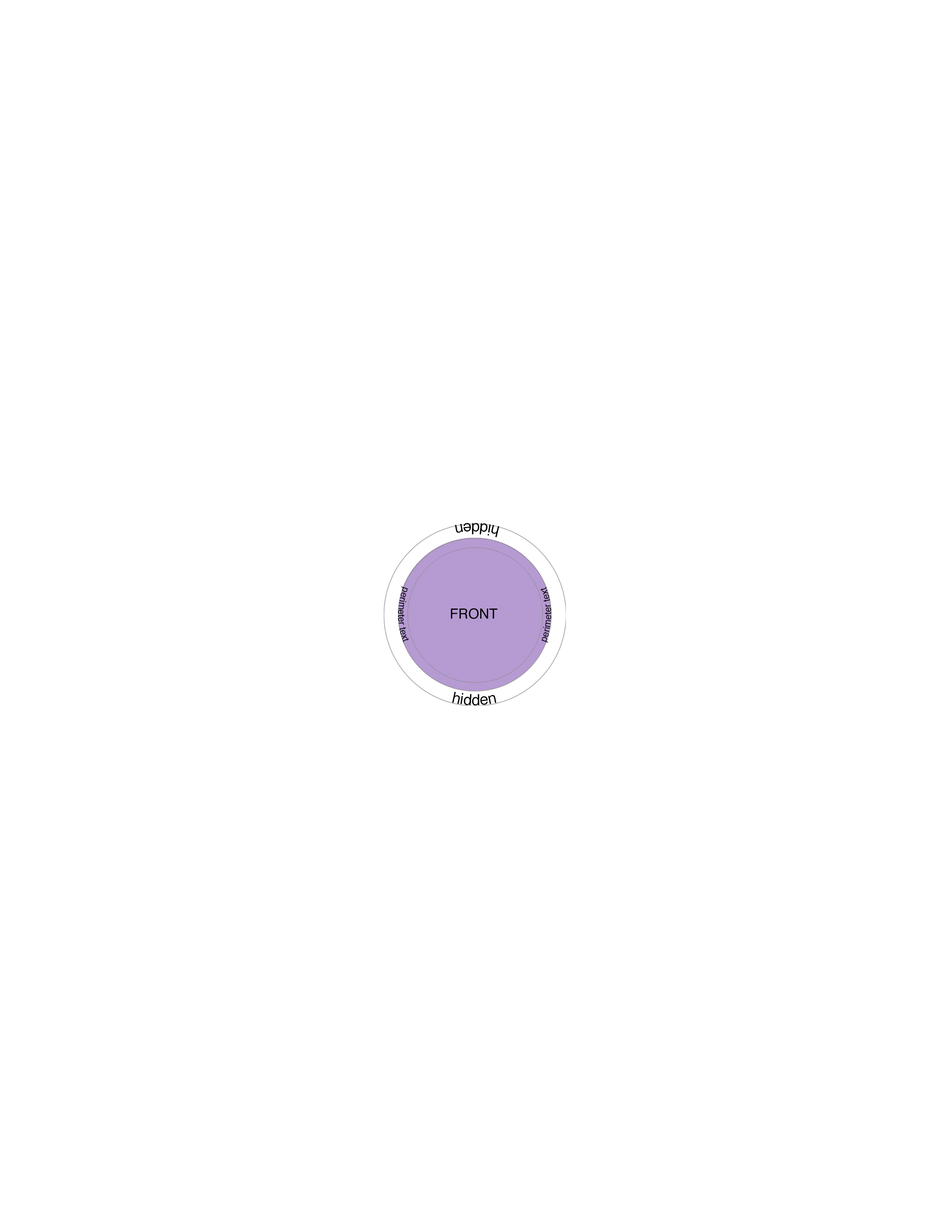
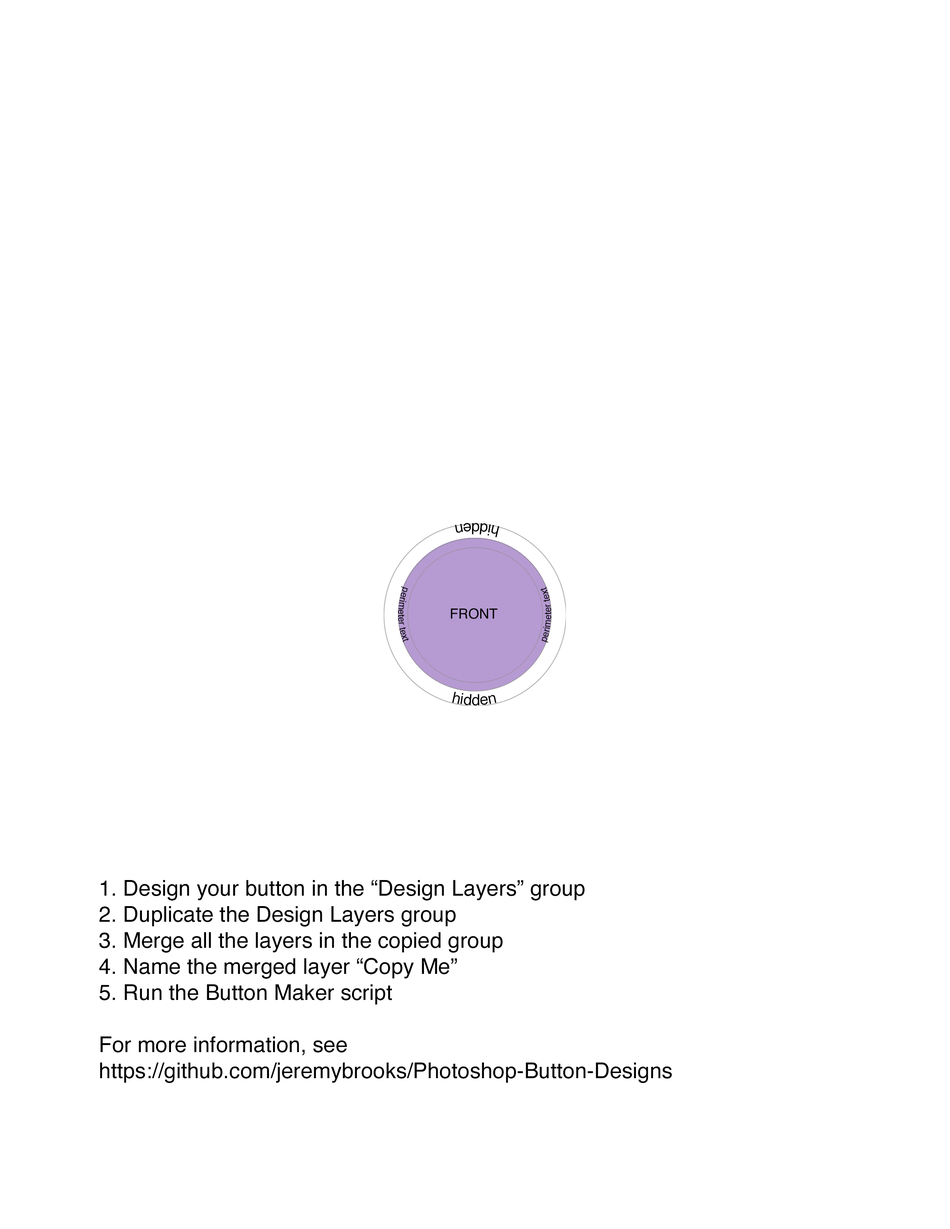
Before/after of a (950, 1229) layered artwork. What changed in the layer stack:
added layer "Instructions" in group "Design Layers" over [99, 879, 673, 1084]
